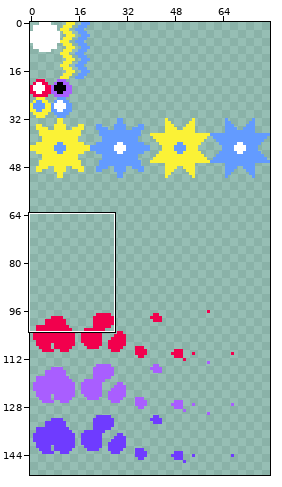
Two versions of one sprite sheet, textures/tx_projectiles.png. Above, an overview of the earlier version with the close-up marked.
Close-up. Earlier state:
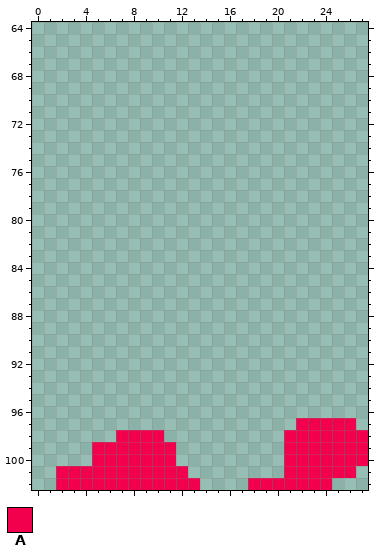
The file is 80x192 pixels. Shown: x 0..27, y 64..102. The wide view leaves out empty margins.
Palette (. is transparent): A #f2004d
Pixels before, first column x 2:
 97 ....................AAAAA.
 98 .....AAAA..........AAAAAAA
 99 ...AAAAAAA.........AAAAAAA
100 ...AAAAAAA.........AAAAAAA
101 AAAAAAAAAAA........AAAAAA.
102 AAAAAAAAAAAA....AAAAAAA...
After the commit:
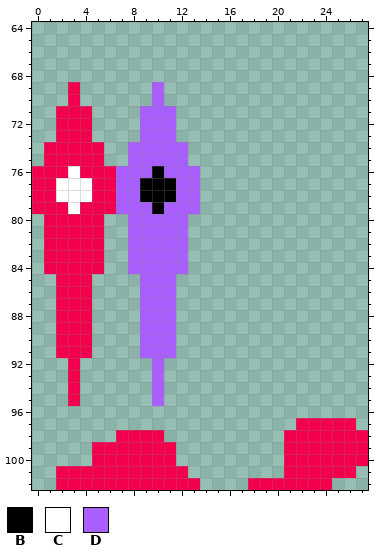
Colours new in this view: B #000000  C #ffffff  D #a95eff
Log entry: Finished all Boss behavior functions; refined Projectile class to better adopt to varying assets
Change:
Changed rows in their new state; - is an unchanged pixel.
first column x 0:
 69 ---A------D---
 70 ---A------D---
 71 --AAA----DDD--
 72 --AAA----DDD--
 73 --AAA----DDD--
 74 -AAAAA--DDDDD-
 75 -AAAAA--DDDDD-
 76 AAACAAADDDBDDD
 77 AACCCAADDBBBDD
 78 AACCCAADDBBBDD
 79 AAACAAADDDBDDD
 80 -AAAAA--DDDDD-
 81 -AAAAA--DDDDD-
 82 -AAAAA--DDDDD-
 83 -AAAAA--DDDDD-
 84 -AAAAA--DDDDD-
 85 --AAA----DDD--
 86 --AAA----DDD--
 87 --AAA----DDD--
 88 --AAA----DDD--
 89 --AAA----DDD--
 90 --AAA----DDD--
 91 --AAA----DDD--
 92 ---A------D---
 93 ---A------D---
 94 ---A------D---
 95 ---A------D---
Boxes around the changes in both close-ups, in picture pixels (x1, y1, x2, y2):
added: (32, 82, 200, 406)
